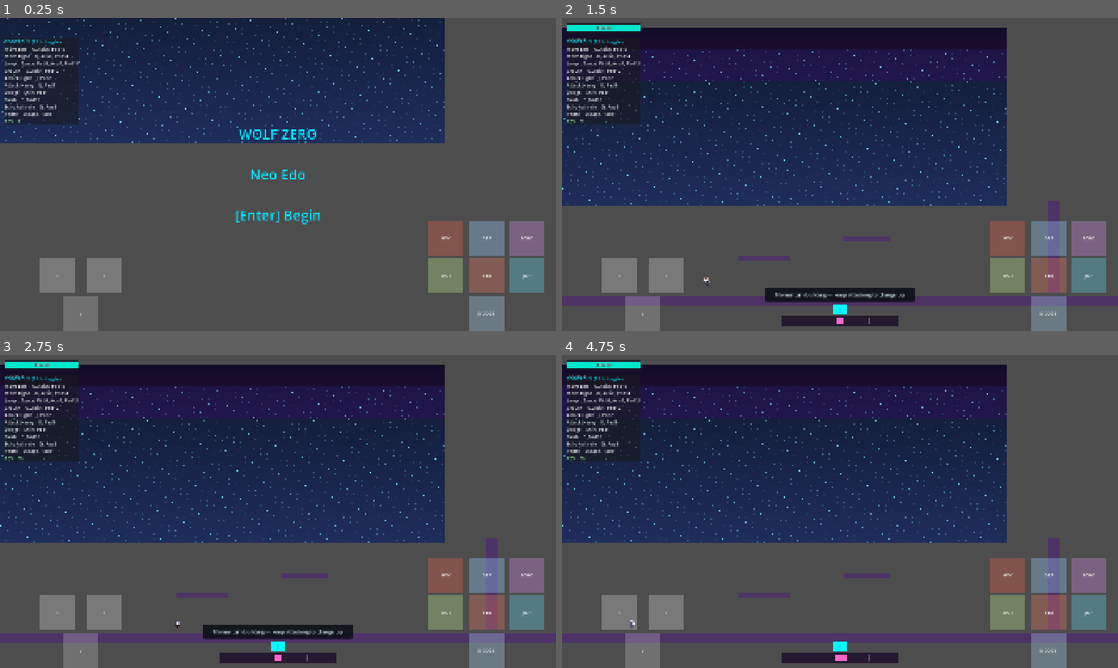
Above: before the commit, frames 1-4 (two rows, left to right).
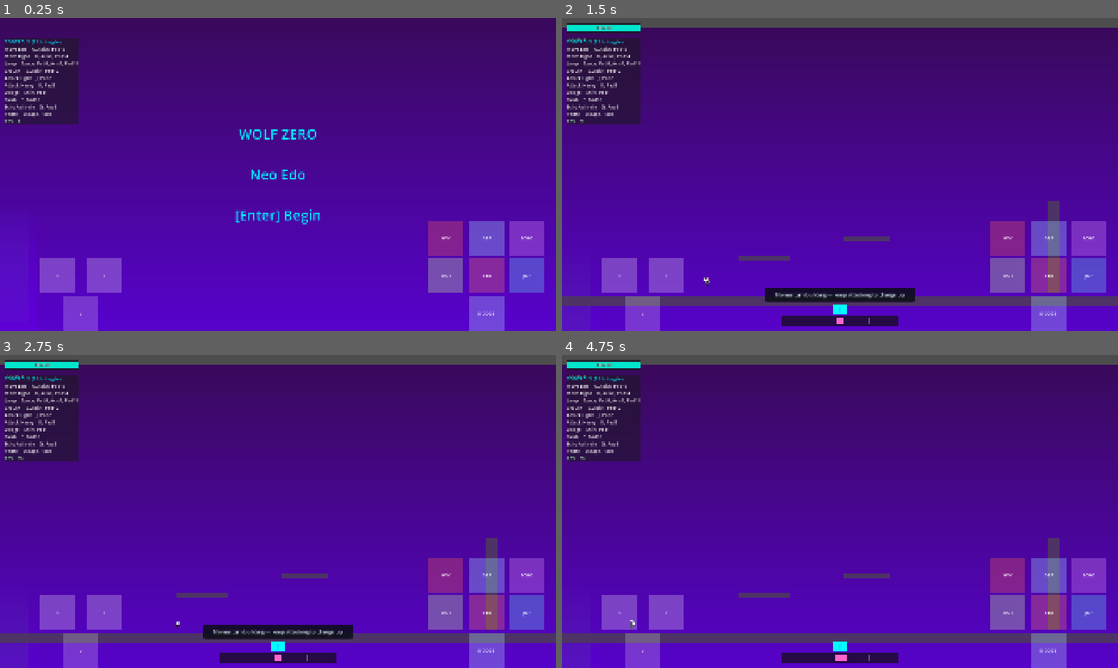
Above: after the commit, the same moments.

Repository: adbarc92/wolf-zero
Game: Godot game, scene res://scenes/main/main.tscn
Same seed, same stepped clock (60 frames per second), same inputs: the game is played once before the commit and once after it.
Inputs (mouse positions are in pixels of both pictures, inside the frame that each line leads up to):
- Up to frame 1 (0.25 s): no input
- Up to frame 2 (1.5 s): tap Enter (ui_accept) at 0.5 s; move the mouse to (962, 158) at 0.52 s; hold D (move_right) 0.53-1.25 s; tap K (attack_heavy) at 0.6 s; click (962, 158) at 0.67 s; tap Space (jump) at 0.77 s; drag from (728, 190) to (812, 237) at 1.27 s
- Up to frame 3 (2.75 s): tap Enter (ui_accept) at 2 s; move the mouse to (333, 442) at 2.02 s; hold D (move_right) from 2.03 s (still down); hold S (crouch) from 2.03 s (still down)
- Up to frame 4 (4.75 s): release D (move_right) at 2.75 s; release S (crouch) at 2.75 s; drag from (812, 574) to (673, 464) at 2.77 s; tap R (restart) at 3.5 s; move the mouse to (1006, 558) at 3.52 s; hold A (move_left) 3.53-4.25 s; tap Shift (dodge) at 3.6 s; tap Space (jump) at 3.77 s; tap Enter (ui_accept) at 4.25 s; drag from (673, 464) to (756, 433) at 4.27 s

The runs differ from the first frame. In frame 1, 96% of the frame differs, in the area x 0-100%, y 0-100%; in frame 2, 88%; in frame 3, 88%; in frame 4, 89%.

Commit message:
feat(env): Central City cyberpunk parallax backdrop
Replace the placeholder Warped City gradients with real art from the
Anokolisa "Sidescroller Shooter - Central City" pack (already vendored in
assets/). SceneBackdrop now builds a purple-neon gradient sky plus two
horizontally-tiling fog bands.

- scene_backdrop.gd: repoint LAYERS to the Central City background set;
  add per-layer `offset` support (fog bands sit low) and nearest-neighbour
  filtering. Still 3 layers, so the unit test count is unchanged.
- assets/environment/: add central-city-{sky,fog-mid,fog-front}.png; remove
  the warped-city-* placeholders; rewrite MANIFEST (source, license, layer
  map, tuning/scope notes).
- test_scene_backdrop.gd: comment-only updates (data-driven asserts already
  cover the new layers).
- Also remove stray assets/32/Main.aseprite (unused, unrecognized source file).

The pack's buildings/props/tiles are a foreground tileset (level geometry),
not parallax, and are intentionally not used by the backdrop.

License: Anokolisa pack is free for commercial use + edits, attribution
appreciated (credited in MANIFEST) — bundled in-project, no standalone resale.

Verified: --import clean; GUT 150/150; headless boot exit 0, no errors.
Note: per-layer scale/offset are a first pass — fine-tune on a live viewport.

Diff:
--- a/scripts/render/scene_backdrop.gd
+++ b/scripts/render/scene_backdrop.gd
@@ -1,25 +1,29 @@
 class_name SceneBackdrop
 extends ParallaxBackground
-## Self-contained cyberpunk parallax backdrop (ansimuz "Warped City", CC0).
+## Self-contained cyberpunk parallax backdrop (Anokolisa "Sidescroller Shooter —
+## Central City", free for commercial use w/ credit; see assets/environment/MANIFEST.md).
 ##
 ## Replaces the old MoonlitGraveyard parallax. main.gd only needs to
 ## `add_child(SceneBackdrop.new())` — this node builds all of its own
 ## ParallaxLayers from `assets/environment/**` in `_ready()`.
 ##
-## Layer textures are loaded BY PATH so the real CC0 art drops in over the
-## placeholder PNGs (same filenames) with no code change. See
-## `assets/environment/MANIFEST.md`.
+## Layer textures are loaded BY PATH so swapping art is a data-only edit to
+## LAYERS. The Central City pack's BACKGROUND set is a purple-neon gradient sky
+## plus two horizontally-tiling fog bands; the pack's buildings/props/tiles are
+## a foreground tileset (level geometry), not parallax, and are not used here.
 
 ## Directory holding the parallax layer art.
 const ENV_DIR := "res://assets/environment/"
 
-## Layer specs, declared far → near. Mirrors the layer pattern in main.gd's
-## old `_setup_parallax()`/`_add_layer()` (motion_scale, motion_mirroring,
-## per-layer sprite scale). Smaller `scroll` = further away (scrolls slower).
+## Layer specs, declared far → near. `scroll` = motion_scale (smaller = further
+## away / scrolls slower). `scale` = per-sprite zoom. `offset` = where the layer
+## sits (the fog bands sit low on screen; the sky covers the full 1920x1080).
+## Each layer tiles horizontally via motion_mirroring. NOTE: the scale/offset
+## values are a sensible first pass — fine-tune against a running viewport.
 const LAYERS := [
-	{ "file": "warped-city-sky.png",       "scroll": 0.1, "scale": Vector2(2, 2) },
-	{ "file": "warped-city-far.png",       "scroll": 0.3, "scale": Vector2(2, 2) },
-	{ "file": "warped-city-buildings.png", "scroll": 0.6, "scale": Vector2(2, 2) },
+	{ "file": "central-city-sky.png",        "scroll": 0.1,  "scale": Vector2(4, 4), "offset": Vector2(0, 0) },
+	{ "file": "central-city-fog-mid.png",    "scroll": 0.4,  "scale": Vector2(3, 3), "offset": Vector2(0, 620) },
+	{ "file": "central-city-fog-front.png",  "scroll": 0.75, "scale": Vector2(4, 4), "offset": Vector2(0, 540) },
 ]
 
 
@@ -35,7 +39,7 @@
 		child.queue_free()
 	var added := 0
 	for spec in LAYERS:
-		if _add_layer(ENV_DIR + spec.file, spec.scroll, spec.scale):
+		if _add_layer(ENV_DIR + spec.file, spec.scroll, spec.scale, spec.get("offset", Vector2.ZERO)):
 			added += 1
 	return added
 
@@ -46,7 +50,7 @@
 	return LAYERS.size()
 
 
-func _add_layer(path: String, scroll_scale: float, scale_v: Vector2) -> bool:
+func _add_layer(path: String, scroll_scale: float, scale_v: Vector2, offset: Vector2) -> bool:
 	var tex: Texture2D = load(path)
 	if tex == null:
 		push_warning("SceneBackdrop layer missing: " + path)
@@ -58,7 +62,9 @@
 	spr.texture = tex
 	spr.centered = false
 	spr.scale = scale_v
-	spr.position = Vector2.ZERO
+	spr.position = offset
+	# Pixel-art: keep the gradients/fog crisp instead of the project-default Linear.
+	spr.texture_filter = CanvasItem.TEXTURE_FILTER_NEAREST
 	layer.add_child(spr)
 	add_child(layer)
 	return true
--- a/test/unit/test_scene_backdrop.gd
+++ b/test/unit/test_scene_backdrop.gd
@@ -1,5 +1,5 @@
 extends GutTest
-## Lane B — SceneBackdrop (ansimuz Warped City CC0 parallax).
+## Lane B — SceneBackdrop (Anokolisa "Central City" cyberpunk parallax).
 
 const ENV_DIR := "res://assets/environment/"
 
@@ -12,7 +12,7 @@
 
 
 func test_expected_layer_count_is_three():
-	# Warped City ships a 3-layer parallax.
+	# Central City backdrop = sky gradient + 2 fog bands.
 	assert_eq(SceneBackdrop.expected_layer_count(), 3,
 		"backdrop is configured for exactly 3 parallax layers")
 
@@ -39,7 +39,7 @@
 
 
 func test_layer_textures_resolve_by_path():
-	# The real CC0 art drops in over placeholders at these exact paths.
+	# Each layer's art resolves at its exact assets/environment/ path.
 	for spec in SceneBackdrop.LAYERS:
 		var tex: Texture2D = load(ENV_DIR + spec.file)
 		assert_not_null(tex, "layer texture exists at %s%s" % [ENV_DIR, spec.file])
Binary file removed: assets/32/Main.aseprite
Binary file added: assets/environment/central-city-fog-front.png
Not shown, changed: assets/environment/central-city-fog-front.png.import
Binary file added: assets/environment/central-city-fog-mid.png
Not shown, changed: assets/environment/central-city-fog-mid.png.import
Binary file added: assets/environment/central-city-sky.png
Not shown, changed: assets/environment/central-city-sky.png.import
Binary file removed: assets/environment/warped-city-buildings.png
Binary file removed: assets/environment/warped-city-far.png
Binary file removed: assets/environment/warped-city-sky.png
Not shown, changed: assets/environment/MANIFEST.md
